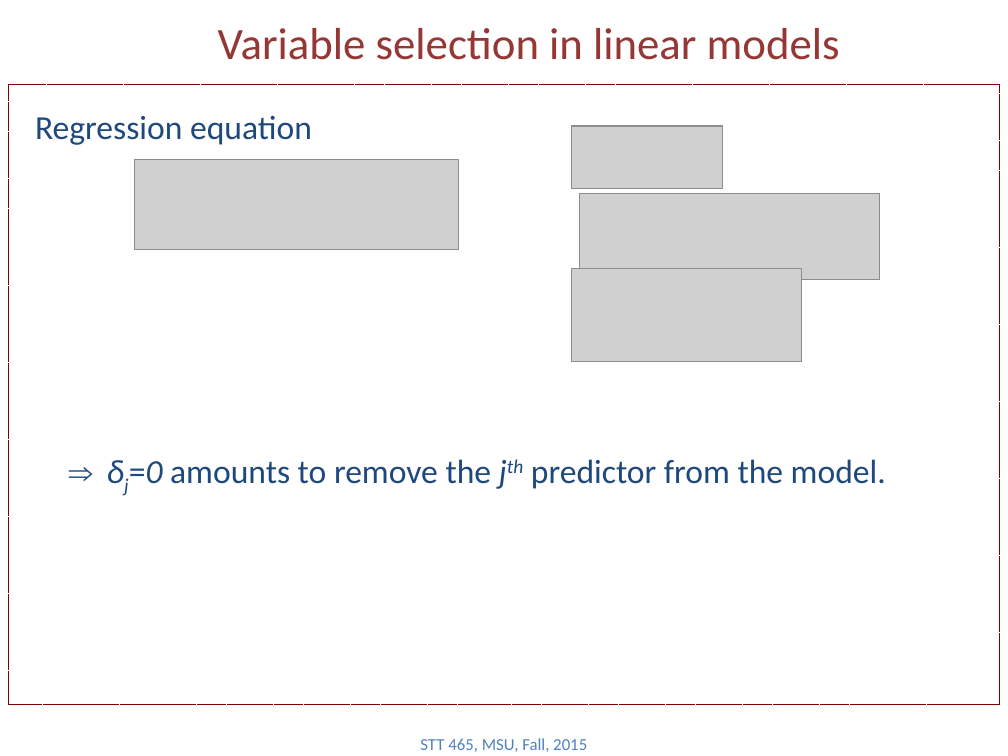
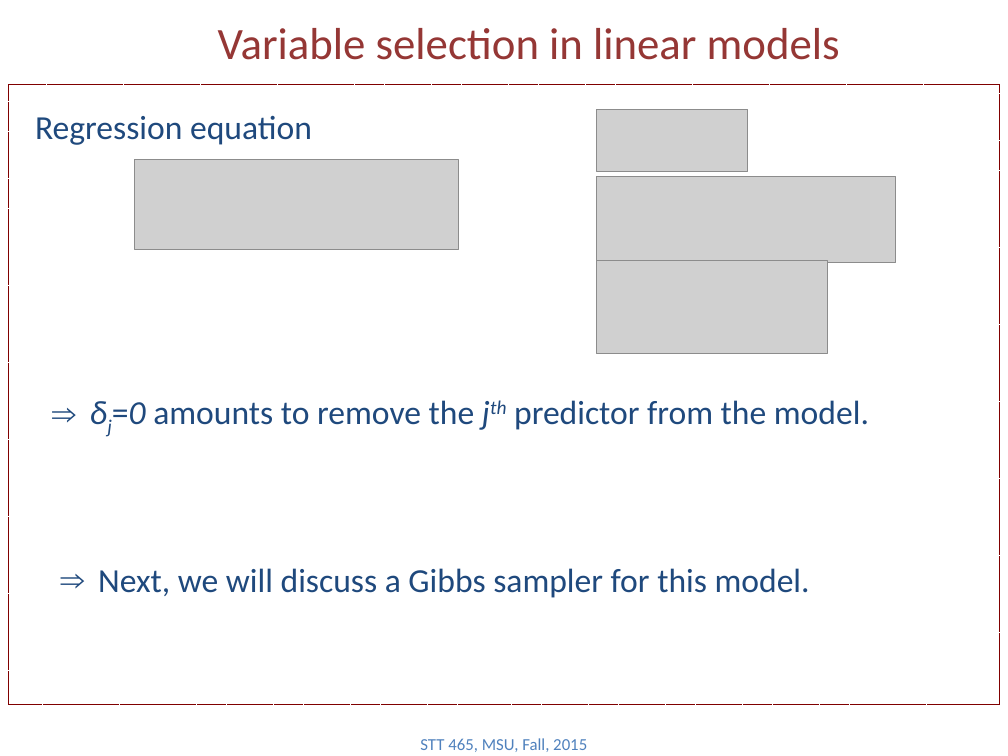
Before and after one commit to Boukos/STT465, a slide deck: slide 2 of STT465_15.pptx. Drawn at 1008x756 pixels with LibreOffice and Linux fonts; fonts in the diff are those of the drawing; grey boxes stand for pictures. Boxes give left, top, right and bottom in pixels: in the first picture for what was removed or moved away, otherwise in the second. Text is boxed around its words. In the diff, an @@ line names an element or a change of style, - is before the commit and + after.

```diff
--- a/STT465_15.pptx
+++ b/STT465_15.pptx
@@ picture: place and size @@
-picture at box(572, 126, 723, 188)
+picture at box(597, 109, 748, 171)
@@ picture: place and size @@
-picture at box(580, 194, 879, 280)
+picture at box(597, 176, 896, 263)
@@ picture: place and size @@
-picture at box(572, 269, 802, 363)
+picture at box(597, 260, 828, 354)
@@ text "δj=0 amounts to remove the ...": place and size @@
-text "δj=0 amounts to remove the ..." at box(129, 459, 886, 489)
+text "δj=0 amounts to remove the ..." at box(112, 400, 869, 430)
@@ text added at box(98, 568, 810, 598), 24 pt, text #1F497D @@
+⇒ Next, we will discuss a Gibbs sampler for this model.
```
Also in this commit, not shown: 4 other slides changed, 4 slides added, 13 slides removed, 1 other file.
